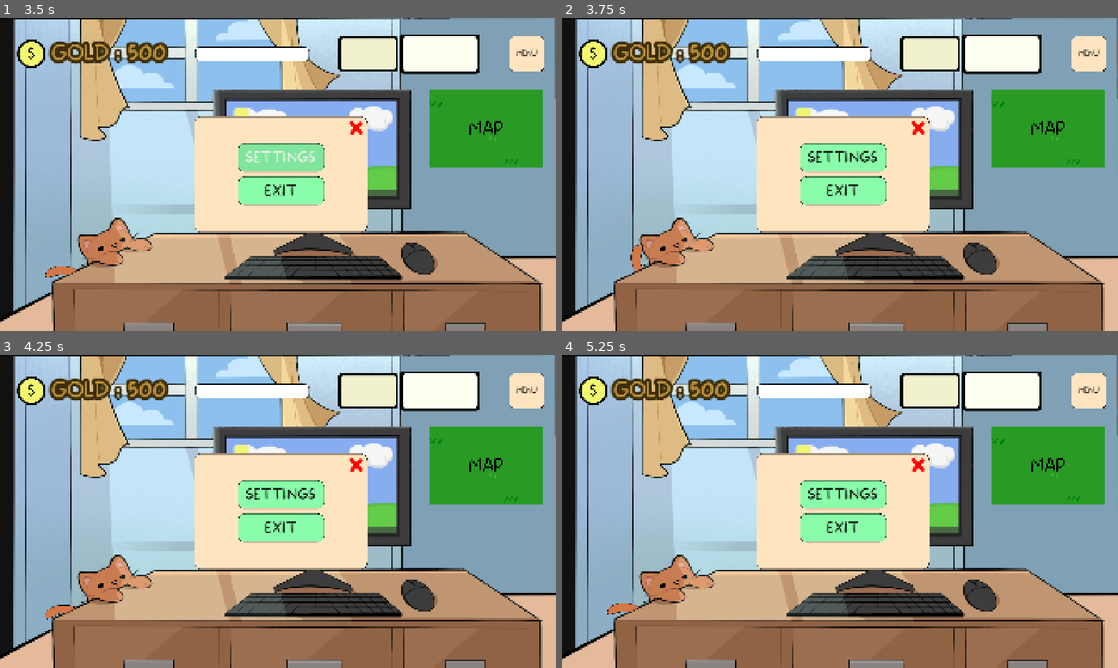
Above: before the commit, frames 1-4 (two rows, left to right).
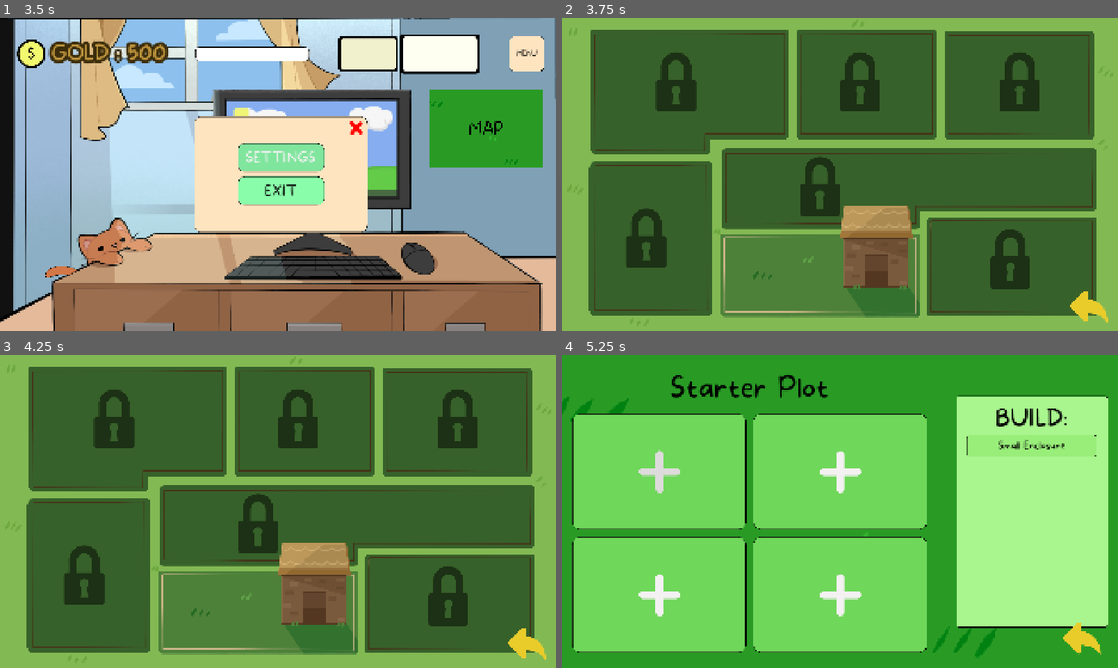
Above: after the commit, the same moments.

Repository: Gray-Alec58/gam-capstone
Game: Godot game, scene res://Scenes/start_screen.tscn
Two runs of this game, one before a commit and one after it. Both use one fixed random seed, a clock stepped at 60 frames per second and the inputs below.
Inputs (mouse positions are in pixels of both pictures, inside the frame that each line leads up to):
- Up to frame 1 (3.5 s): click "START" at 0.5 s; click "MENU" at 1.25 s; click "SETTINGS" at 2 s; move the mouse to (311, 149) at 2.77 s; click (311, 149) at 2.92 s
- Up to frame 2 (3.75 s): move the mouse to (1045, 127) at 3.52 s; click (1045, 127) at 3.67 s
- Up to frame 3 (4.25 s): no input
- Up to frame 4 (5.25 s): click (834, 605) at 4.27 s; click (656, 470) at 5.02 s

Frame 1 is identical in both runs. In frame 2, 100% of the frame differs, in the area x 0-100%, y 0-100%; in frame 3, 100%; in frame 4, 100%.

Commit message:
changing scenes computer and map in office works
changed office Ui mouse input to pass

Diff:
--- a/Scenes/office_scene.tscn
+++ b/Scenes/office_scene.tscn
@@ -75,6 +75,7 @@
 
 [node name="OfficeUI" parent="Background/MarginContainer" unique_id=1844209491 instance=ExtResource("2_tnddm")]
 layout_mode = 2
+mouse_filter = 1
 
 [node name="AnimatedSprite2D" type="AnimatedSprite2D" parent="." unique_id=170619737]
 z_index = -1
